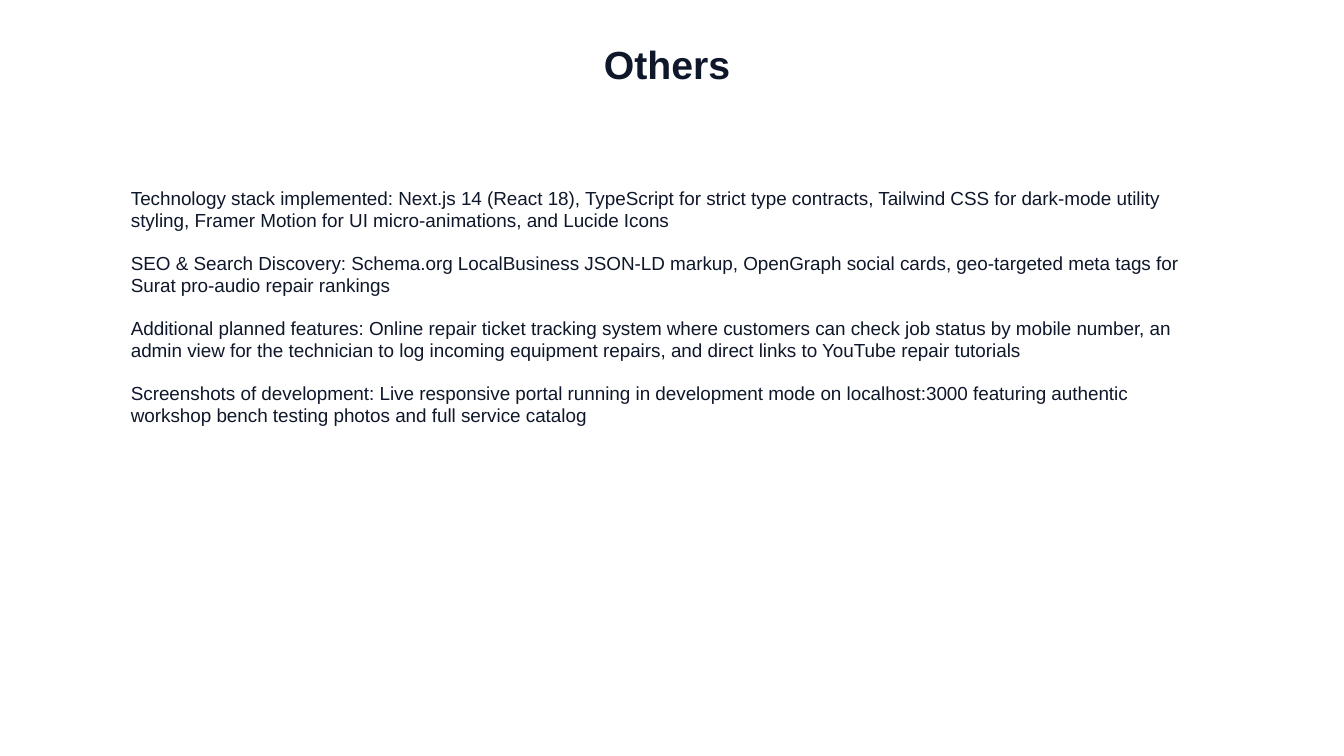
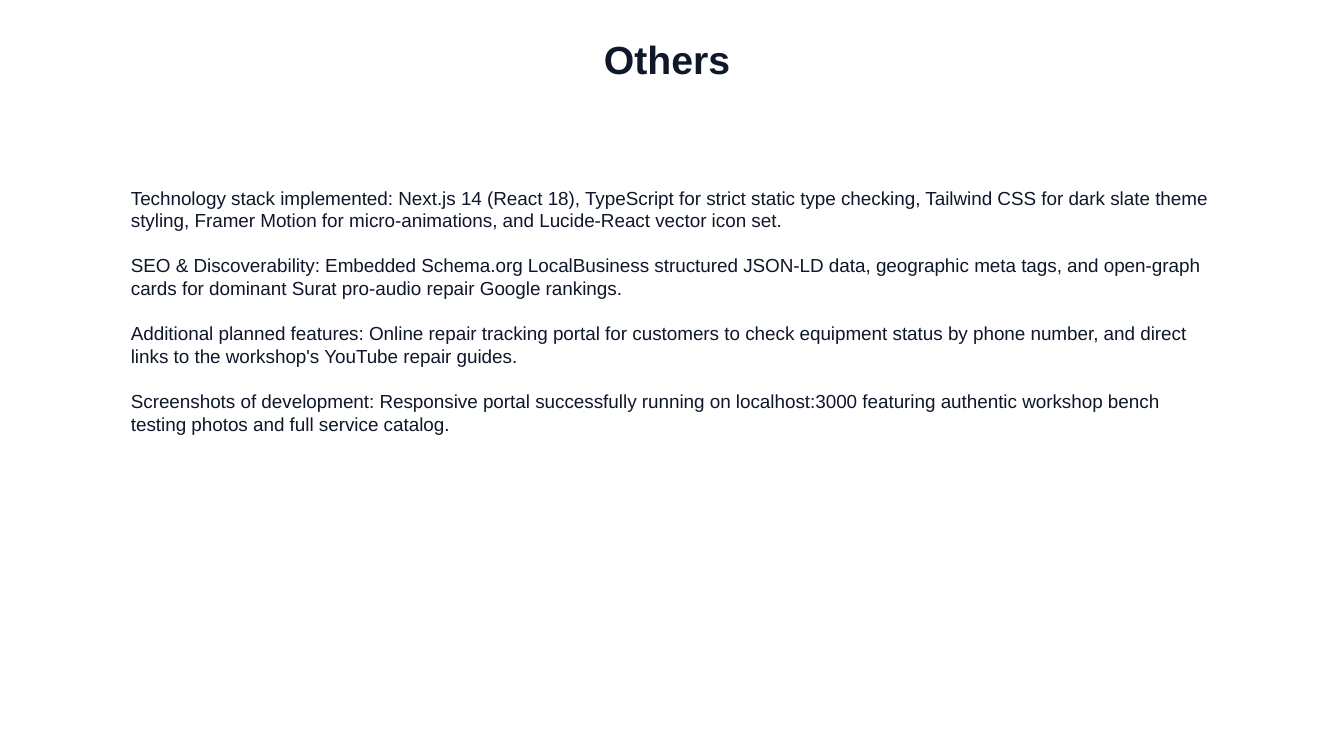
Before and after one commit to Prathmesh-oss/vikash-electronics, a slide deck: slide 26 of Vikash_Electronics_Complete_Academic_Presentation.pptx (slide 32 before the commit). Drawn at 1344x756 pixels with LibreOffice and Linux fonts; fonts in the diff are those of the drawing. Boxes give left, top, right and bottom in pixels: in the first picture for what was removed or moved away, otherwise in the second. Text is boxed around its words. In the diff, an @@ line names an element or a change of style, - is before the commit and + after.

```diff
--- a/Vikash_Electronics_Complete_Academic_Presentation.pptx
+++ b/Vikash_Electronics_Complete_Academic_Presentation.pptx
@@ text "Others": place and size @@
-text "Others" at <box>604,50,730,80</box>
+text "Others" at <box>604,45,730,75</box>
@@ text at <box>131,191,1207,435</box>: text changed @@
-Technology stack implemented: Next.js 14 (React 18), TypeScript for strict type contracts, Tailwind CSS for dark-mode utility styling, Framer Motion for UI micro-animations, and Lucide Icons
-SEO & Search Discovery: Schema.org LocalBusiness JSON-LD markup, OpenGraph social cards, geo-targeted meta tags for Surat pro-audio repair rankings
-Additional planned features: Online repair ticket tracking system where customers can check job status by mobile number, an admin view for the technician to log incoming equipment repairs, and direct links to YouTube repair tutorials
-Screenshots of development: Live responsive portal running in development mode on localhost:3000 featuring authentic workshop bench testing photos and full service catalog
+Technology stack implemented: Next.js 14 (React 18), TypeScript for strict static type checking, Tailwind CSS for dark slate theme styling, Framer Motion for micro-animations, and Lucide-React vector icon set.
+SEO & Discoverability: Embedded Schema.org LocalBusiness structured JSON-LD data, geographic meta tags, and open-graph cards for dominant Surat pro-audio repair Google rankings.
+Additional planned features: Online repair tracking portal for customers to check equipment status by phone number, and direct links to the workshop's YouTube repair guides.
+Screenshots of development: Responsive portal successfully running on localhost:3000 featuring authentic workshop bench testing photos and full service catalog.
```
Also in this commit, not shown: 21 other slides changed, 5 slides added, 11 slides removed, 9 other files.
